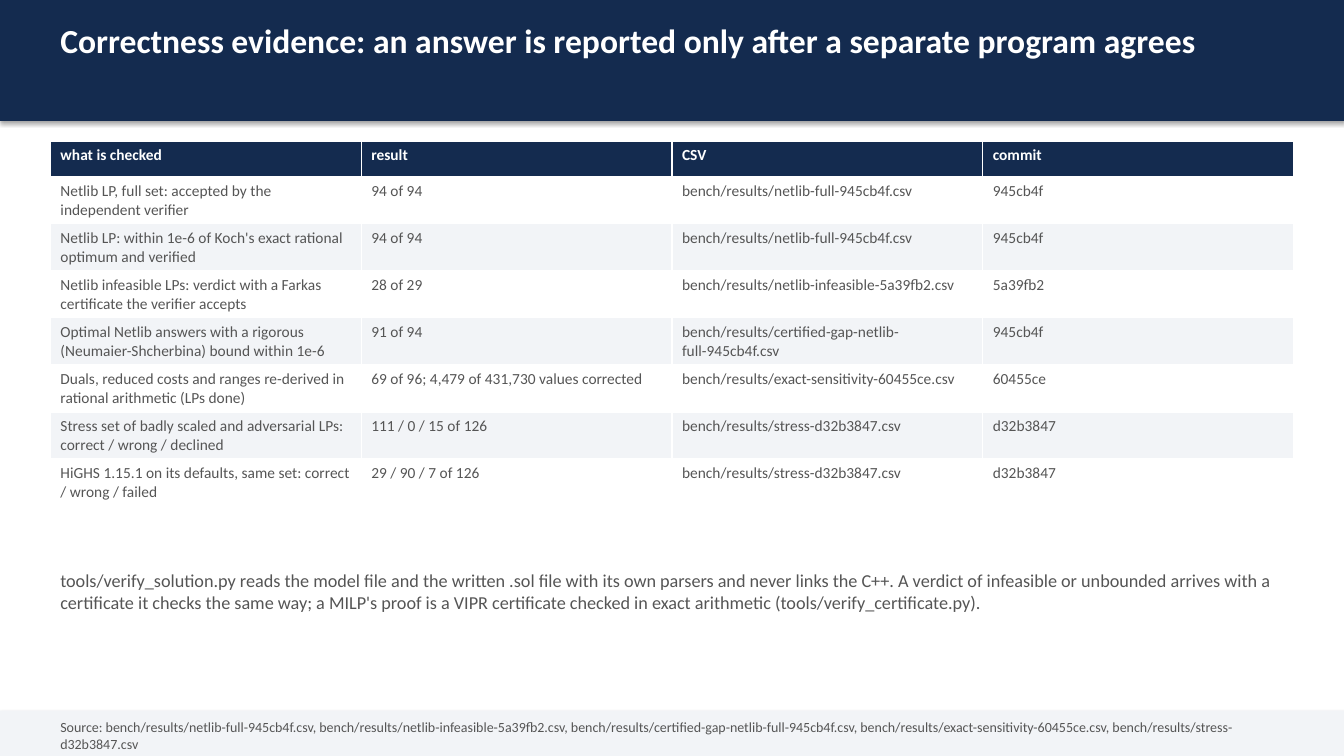
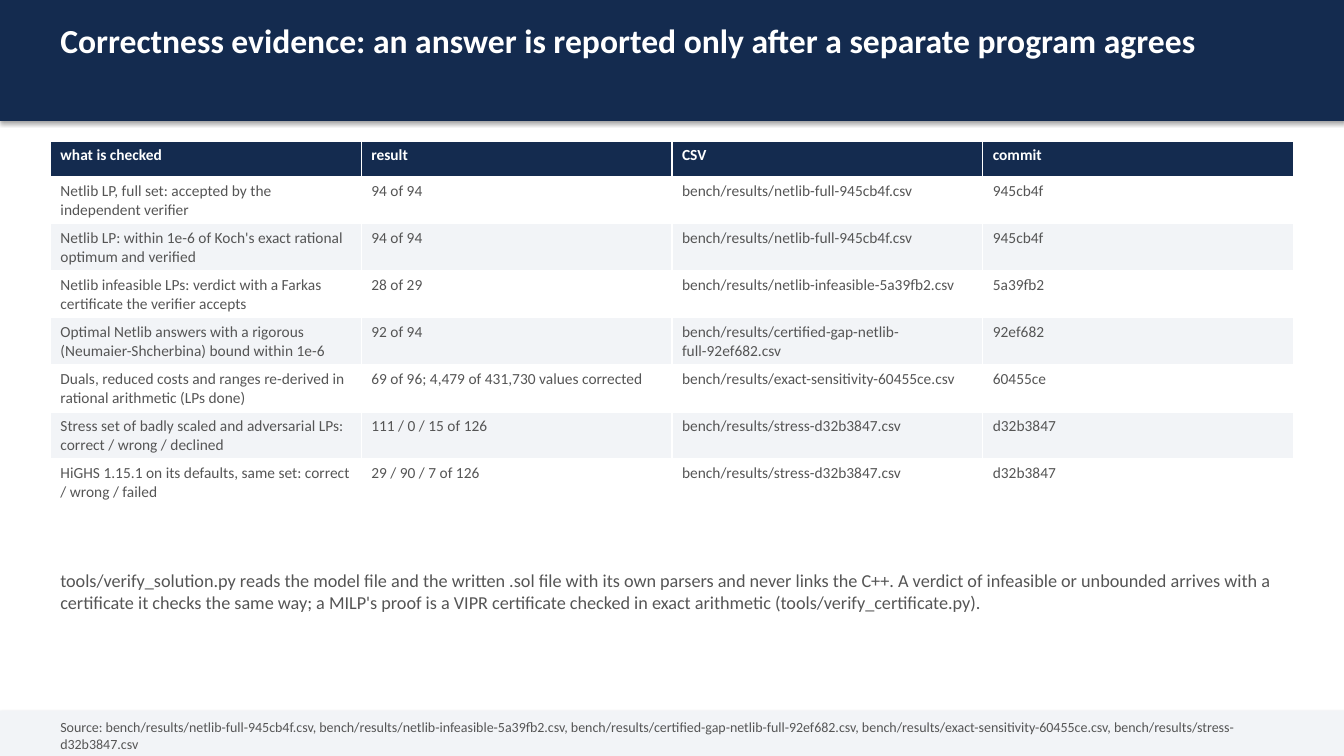
Before and after one commit to Bhumika-1432006/SANKHYA, a slide deck: slide 4 of docs/SANKHYA-deck.pptx. Drawn at 1344x756 pixels with LibreOffice and Linux fonts; fonts in the diff are those of the drawing. Boxes give left, top, right and bottom in pixels: in the first picture for what was removed or moved away, otherwise in the second. Text is boxed around its words. In the diff, an @@ line names an element or a change of style, - is before the commit and + after.

Commit message:
bench(netlib): certified gaps at main 92ef682, 92 of 94 certified and 94 of 94 verified (#1123)
Refs #1082.

The netlib-certified evidence for #1119, run at its merge commit: `bench.yml` run [39585191212](https://github.com/thegoodengineers/SANKHYA/actions/runs/39585191212).
- Main `92ef682`, 120 s per instance, the tracked Netlib files.
- Machine `github-actions ubuntu-24.04 4 vCPU INTEL(R) XEON(R) PLATINUM 8573C 15 GiB RAM`.
- The stamp is clean, and `check_result_stamps.py` reports the CSV ok.

| | #1053 (`945cb4f`) | `92ef682` |
|---|---|---|
| certified within 1e-6 | 91 of 94 | **92 of 94** |
| independently verified | 94 of 94 | 94 of 94 |
| certified answers lost | | none |
| finite but looser | pilot87 | greenbea (9.99e-05), pilot87 (6.26e-06) |
| no finite bound | greenbea, greenbeb | none |

greenbeb is certified at a relative gap of 2.2e-16. The numbers agree with the branch diagnostic run on #1119 (39572697001) row for row on these three instances.

`docs/BENCHMARKS.md`, the README scoreboard and the jury report (`docs/REPORT.md`, `REPORT.pdf`, the deck) are regenerated by `make_benchmarks_doc.py`, `make_scoreboard.py --write` and `tools/make_report.py`; nothing in them is edited by hand. `make_benchmarks_doc.py` also wrote out the QCQP section of #755, which main had not regenerated since that merged; it says "Not yet run on main", as its source does.

#1082 stays open for greenbea and pilot87.

```diff
--- a/docs/SANKHYA-deck.pptx
+++ b/docs/SANKHYA-deck.pptx
@@ table at (50, 141, 1293, 504) @@
-row 5: Optimal Netlib answers with a rigorous (Neumaier-Shcherbina) bound within 1e-6 | 91 of 94 | bench/results/certified-gap-netlib-full-945cb4f.csv | 945cb4f
+row 5: Optimal Netlib answers with a rigorous (Neumaier-Shcherbina) bound within 1e-6 | 92 of 94 | bench/results/certified-gap-netlib-full-92ef682.csv | 92ef682
@@ text at (60, 722, 1234, 749): text changed @@
-Source: bench/results/netlib-full-945cb4f.csv, bench/results/netlib-infeasible-5a39fb2.csv, bench/results/certified-gap-netlib-full-945cb4f.csv, bench/results/exact-sensitivity-60455ce.csv, bench/results/stress-d32b3847.csv
+Source: bench/results/netlib-full-945cb4f.csv, bench/results/netlib-infeasible-5a39fb2.csv, bench/results/certified-gap-netlib-full-92ef682.csv, bench/results/exact-sensitivity-60455ce.csv, bench/results/stress-d32b3847.csv
```
Also in this commit, not shown: 1 other slide changed, 5 other files.
